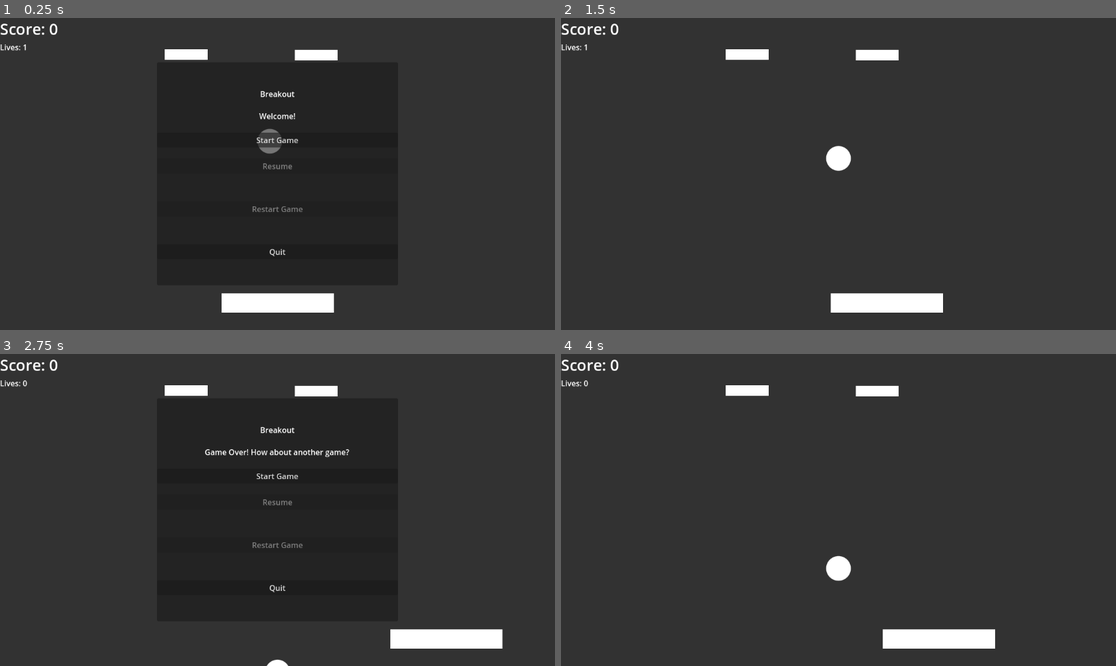
Above: before the commit, frames 1-4 (two rows, left to right).
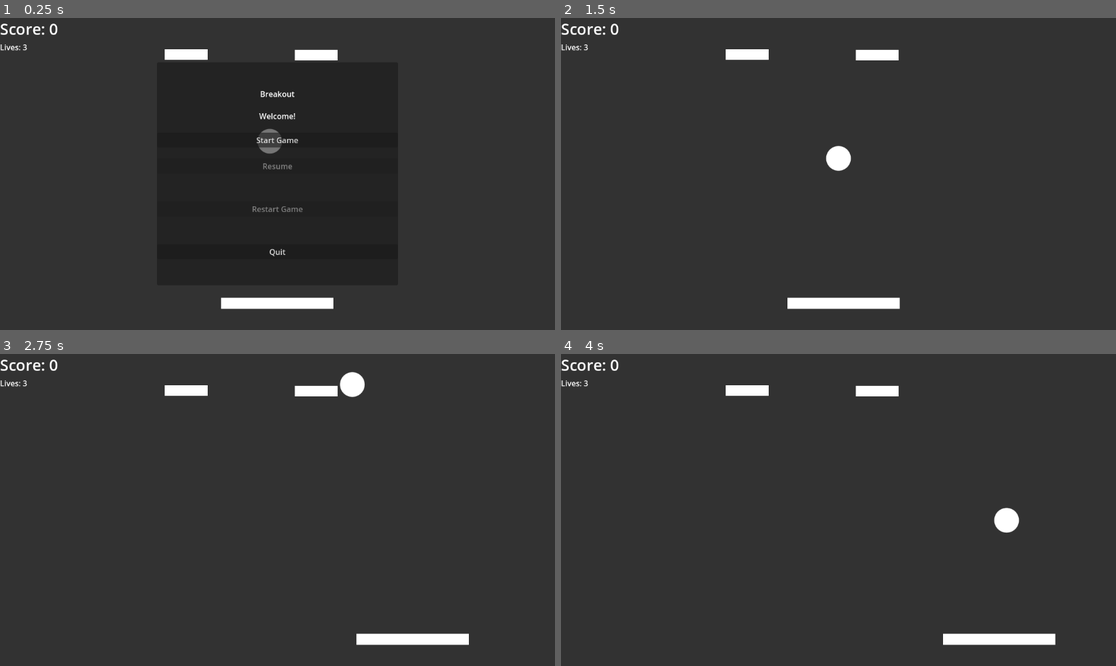
Above: after the commit, the same moments.

Repository: Aratch/20gch-02-breakout
Game: Godot game, scene res://main.tscn
The game is run twice, just before and just after one commit, with the same random seed, the same clock (stepped at 60 frames per second) and the same inputs.
Inputs (mouse positions are in pixels of both pictures, inside the frame that each line leads up to):
- Up to frame 1 (0.25 s): no input
- Up to frame 2 (1.5 s): click "Start Game" at 0.5 s; hold D (move_right) from 1.28 s (still down)
- Up to frame 3 (2.75 s): release D (move_right) at 2.03 s; hold A (move_left) from 2.03 s (still down)
- Up to frame 4 (4 s): release A (move_left) at 2.75 s; click (838, 475) at 2.75 s, where only the run before the commit has a clickable "Start Game"; hold D (move_right) from 3.53 s (still down)

The runs differ from the first frame. In frame 1, 0.6% of the frame differs, in the area x 4-61%, y 8-95%; in frame 2, 1.2%; in frame 3, 1.9%; in frame 4, 2.0%, in the area x 4-90%, y 8-95%.

Commit message:
Show winscreen, fix lose screen not pausing; make paddle move more naturally

Diff:
--- a/main.gd
+++ b/main.gd
@@ -14,10 +14,11 @@
 
 func _on_ball_exited() -> void:
 	%LivesLabel.subtract_life()
-#	_start_new_round()
+	if %LivesLabel.lives > 0:
+		_start_new_round()
 
 func _start_new_round() -> void:
-	$Paddle._start_game()
+	#$Paddle._start_game()
 	$Ball._start_game()
 
 func pause() -> void:
@@ -28,9 +29,14 @@
 func game_over() -> void:
 	paused = true
 	game_paused.emit()
-	print("Emitted game_paused but...")
 	%MenuLayer.reset()
 	%MenuLayer.show_gameover()
+
+func game_won() -> void:
+	paused = true
+	game_paused.emit()
+	%MenuLayer.reset()
+	%MenuLayer.show_winscreen()
 
 func unpause() -> void:
 	paused = false
@@ -39,6 +45,7 @@
 
 func restart() -> void:
 	%ScoreLabel.reset()
+	%LivesLabel.reset()
 	unpause()
 	_start_new_round()
 
@@ -79,7 +86,7 @@
 		%ScoreLabel.add_point()
 		bricks.erase(which)
 		if bricks.is_empty():
-			print("YOU WIN")
+			game_won()
 		)
 
 	%LivesLabel.lives_at_zero.connect(game_over)
--- a/scenes/paddle.tscn
+++ b/scenes/paddle.tscn
@@ -3,7 +3,7 @@
 [ext_resource type="Script" path="res://scripts/paddle.gd" id="1_474yx"]
 
 [sub_resource type="RectangleShape2D" id="RectangleShape2D_e2jd4"]
-size = Vector2(40, 233)
+size = Vector2(23, 233)
 
 [node name="Paddle" type="CharacterBody2D"]
 motion_mode = 1
@@ -15,13 +15,13 @@
 anchor_top = 0.5
 anchor_right = 0.5
 anchor_bottom = 0.5
-offset_left = -20.0
-offset_top = -117.0
-offset_right = 20.0
-offset_bottom = 116.0
+offset_left = -11.5
+offset_top = -116.5
+offset_right = 11.5
+offset_bottom = 116.5
 grow_horizontal = 2
 grow_vertical = 2
 
 [node name="CollisionShape2D" type="CollisionShape2D" parent="."]
-position = Vector2(0, -0.5)
+position = Vector2(-1.5, -0.5)
 shape = SubResource("RectangleShape2D_e2jd4")
--- a/scripts/lives_label.gd
+++ b/scripts/lives_label.gd
@@ -1,7 +1,7 @@
 class_name LivesLabel
 extends Label
 
-const START_LIVES = 1
+const START_LIVES = 3
 
 signal lives_at_zero
 
--- a/scripts/menu_layer.gd
+++ b/scripts/menu_layer.gd
@@ -18,6 +18,10 @@
 	%InfoLabel.text = "Game Over! How about another game?"
 	show()
 
+func show_winscreen() -> void:
+	%InfoLabel.text = "You win!"
+	show()
+
 func start_game() -> void:
 	hide()
 	%InfoLabel.text = "Game in Progress"
--- a/scripts/paddle.gd
+++ b/scripts/paddle.gd
@@ -41,9 +41,9 @@
 func _input(event: InputEvent) -> void:
 	if Engine.is_editor_hint():
 		return
-	if InputActions.is_any_released(event, [InputActions.MOVE_LEFT,
-	InputActions.MOVE_RIGHT]):
-		velocity = Vector2.ZERO
+	#if InputActions.is_any_released(event, [InputActions.MOVE_LEFT,
+	#InputActions.MOVE_RIGHT]):
+		#velocity = Vector2.ZERO
 
 func _physics_process(delta: float) -> void:
 	if Engine.is_editor_hint():
@@ -51,8 +51,13 @@
 
 	direction = Input.get_axis(InputActions.MOVE_LEFT, InputActions.MOVE_RIGHT)
 
+	const accel = 500.0
+
 	if direction:
-		velocity.x = direction * SPEED
+		var desired_velocity := direction * SPEED
+		velocity.x = move_toward(velocity.x, desired_velocity, delta * accel)
+	elif not direction and not is_zero_approx(velocity.x):
+		velocity = velocity.move_toward(Vector2.ZERO, delta * accel)
 
 	var collision := move_and_collide(velocity * delta)
 	if collision:
